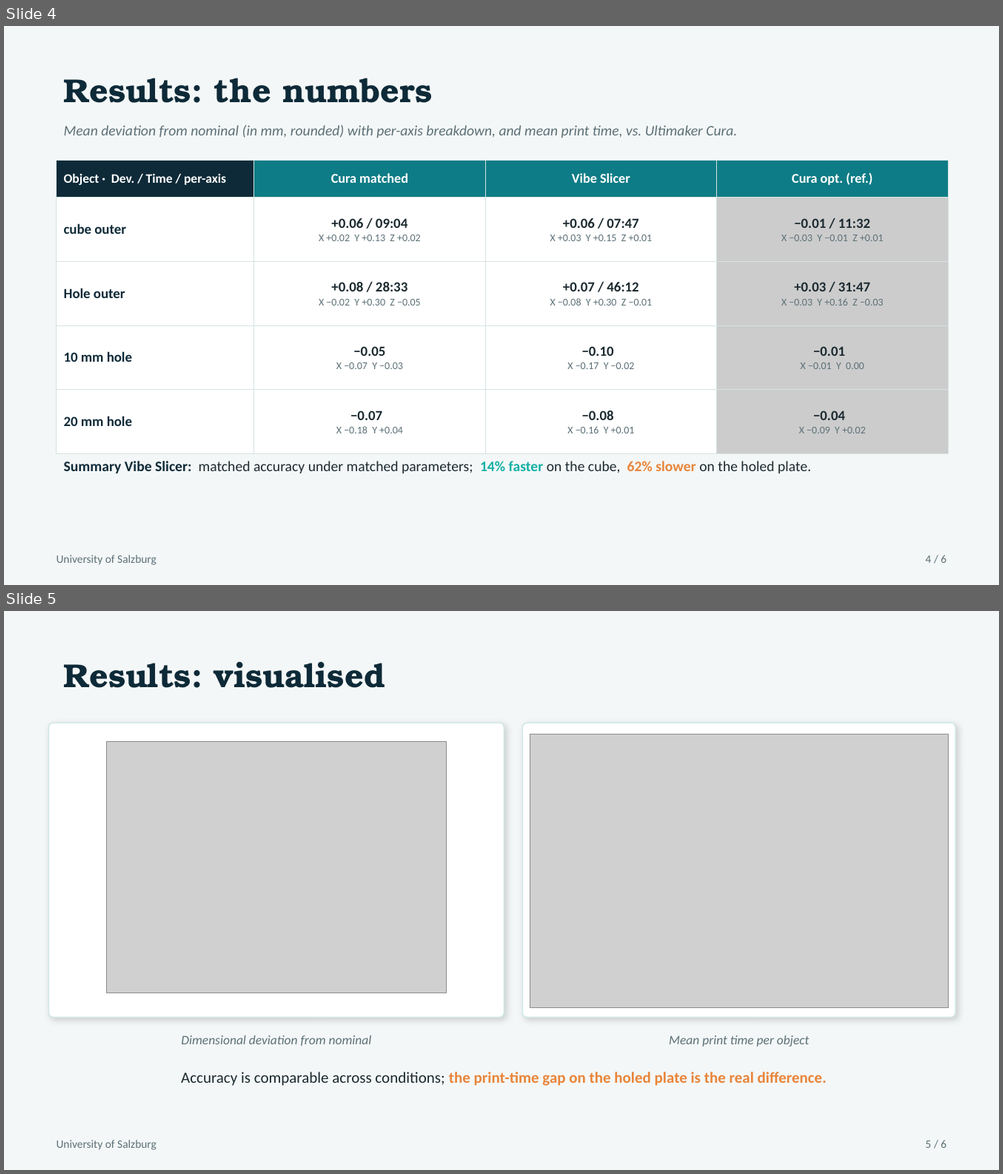
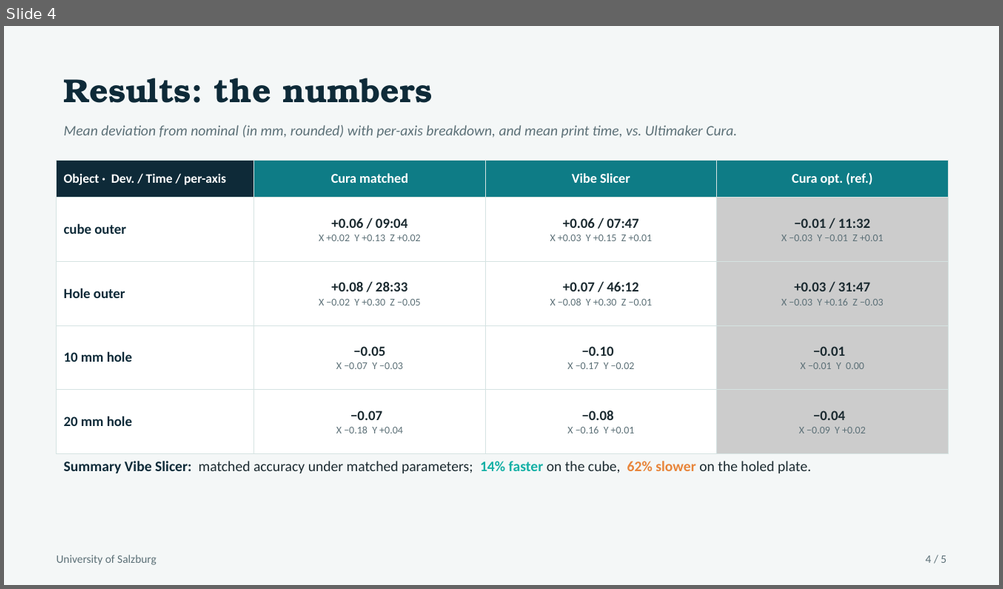
Before and after one commit to tomp-uni/ASE2026_Vibe_Slicer, a slide deck: Presentation/Resources/Vibe_Slicer_Presentation.pptx. Shown one above the other, each under a label of ours: slides 4 and 5 before the commit, slide 4 after it. The pictures are 1003x1174 and 1003x589 pixels, drawn with LibreOffice and Linux fonts; fonts in the diff are those of the drawing; grey boxes stand for pictures. Boxes give left, top, right and bottom in pixels: in the first picture for what was removed or moved away, otherwise in the second. Text is boxed around its words. In the diff, an @@ line names an element or a change of style, - is before the commit and + after.

Commit message:
Updated Presentation.

```diff
--- a/Presentation/Resources/Vibe_Slicer_Presentation.pptx
+++ b/Presentation/Resources/Vibe_Slicer_Presentation.pptx
@@ slide 5 removed at (x1=4, y1=611, x2=999, y2=1170), background #F4F7F7 @@
@@ text removed at (x1=64, y1=661, x2=385, y2=688) @@
-Results: visualised
@@ rounded rectangle removed at (x1=48, y1=723, x2=504, y2=1017) @@
@@ picture removed at (x1=107, y1=741, x2=447, y2=994) @@
@@ rounded rectangle removed at (x1=523, y1=723, x2=956, y2=1017) @@
@@ picture removed at (x1=530, y1=734, x2=948, y2=1008) @@
@@ text removed at (x1=181, y1=1036, x2=372, y2=1046) @@
-Dimensional deviation from nominal
@@ text removed at (x1=669, y1=1036, x2=809, y2=1047) @@
-Mean print time per object
@@ text removed at (x1=181, y1=1072, x2=826, y2=1086) @@
-Accuracy is comparable across conditions; the print-time gap on the holed plate is the real difference.
@@ text removed at (x1=57, y1=1140, x2=156, y2=1150) @@
-University of Salzburg
@@ text removed at (x1=925, y1=1140, x2=946, y2=1148) @@
-5 / 6
@@ slide 4 changed as well @@
@@ text at (x1=925, y1=556, x2=946, y2=563): text changed @@
-4 / 6
+4 / 5
```
Also in this commit, not shown: 4 other slides changed, 1 other file.
